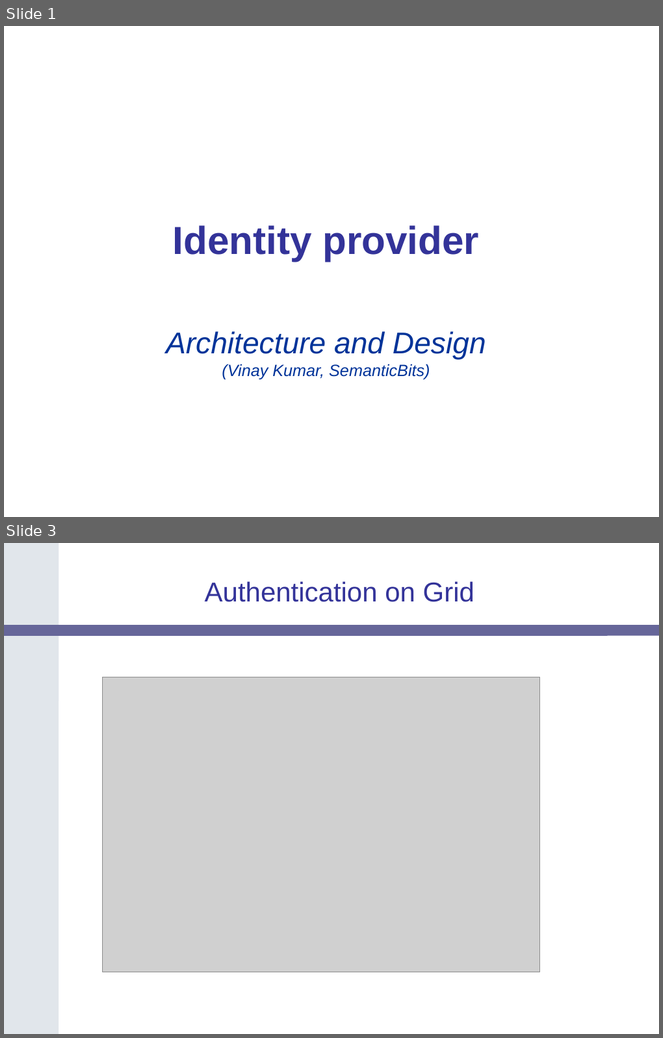
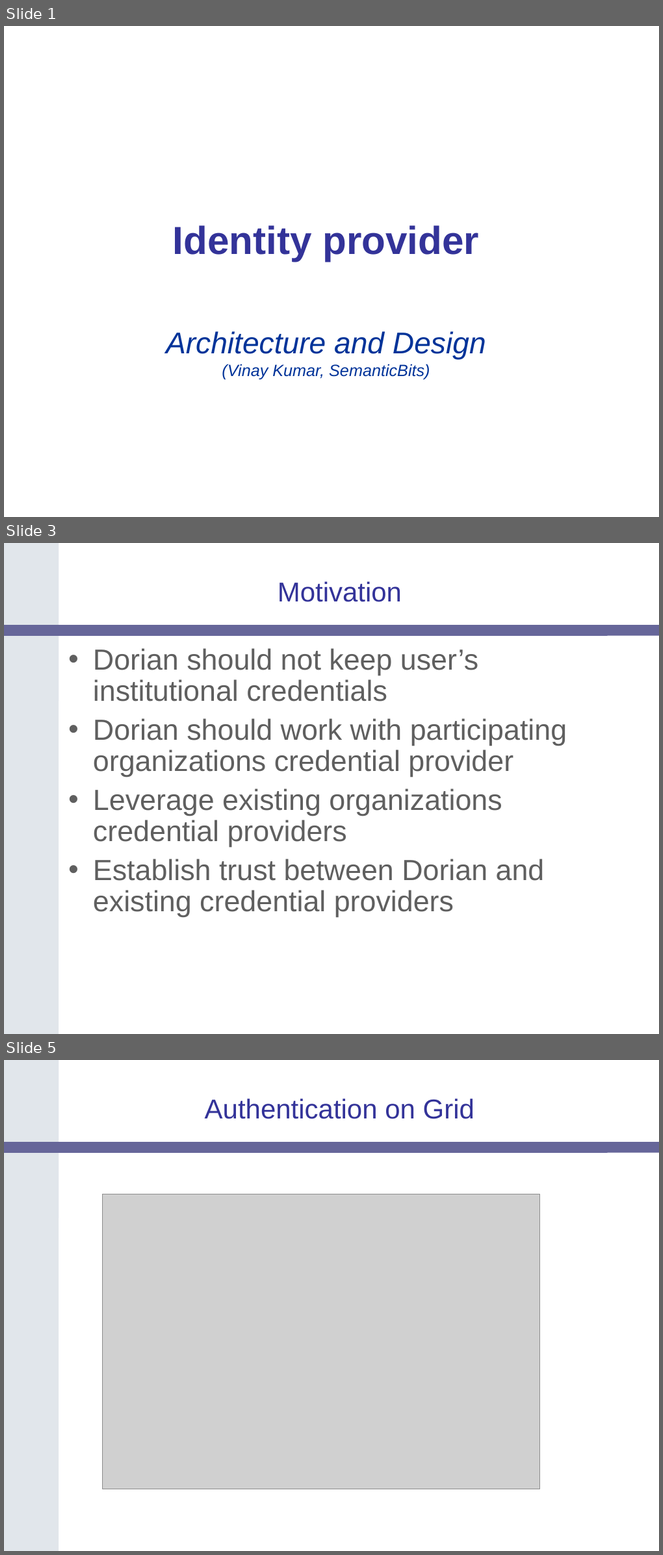
Before and after one commit to NCIP/cagrid-portal, a slide deck: cagrid-1-0/Documentation/presentations/imf-wg/IDP_Design.ppt. Shown one above the other, each under a label of ours: slides 1 and 3 before the commit, slides 1, 3 and 5 after it; the slides between them are not shown. The pictures are 663x1038 and 663x1555 pixels, drawn with LibreOffice and Linux fonts; fonts in the diff are those of the drawing; grey boxes stand for pictures; background and template pictures are left out. Boxes give left, top, right and bottom in pixels: in the first picture for what was removed or moved away, otherwise in the second. Text is boxed around its words. In the diff, an @@ line names an element or a change of style, - is before the commit and + after.

```diff
--- a/cagrid-1-0/Documentation/presentations/imf-wg/IDP_Design.ppt
+++ b/cagrid-1-0/Documentation/presentations/imf-wg/IDP_Design.ppt
@@ slide 3 added at box(4, 543, 659, 1034), background #FFFFFF; not listed: 2 template elements that a slide beside it also shows @@
@@ title added at box(278, 581, 402, 602), 30 pt, text #333399 @@
+Motivation
@@ text added at box(93, 648, 567, 917), 32 pt, text #5F5F5F @@
+• Dorian should not keep user’s institutional credentials
+• Dorian should work with participating organizations credential provider
+• Leverage existing organizations credential providers
+• Establish trust between Dorian and existing credential providers
@@ what was slide 3 is now slide 5 @@
```
Also in this commit, not shown: 1 slide changed, 2 other slides added, 1 slide removed.
